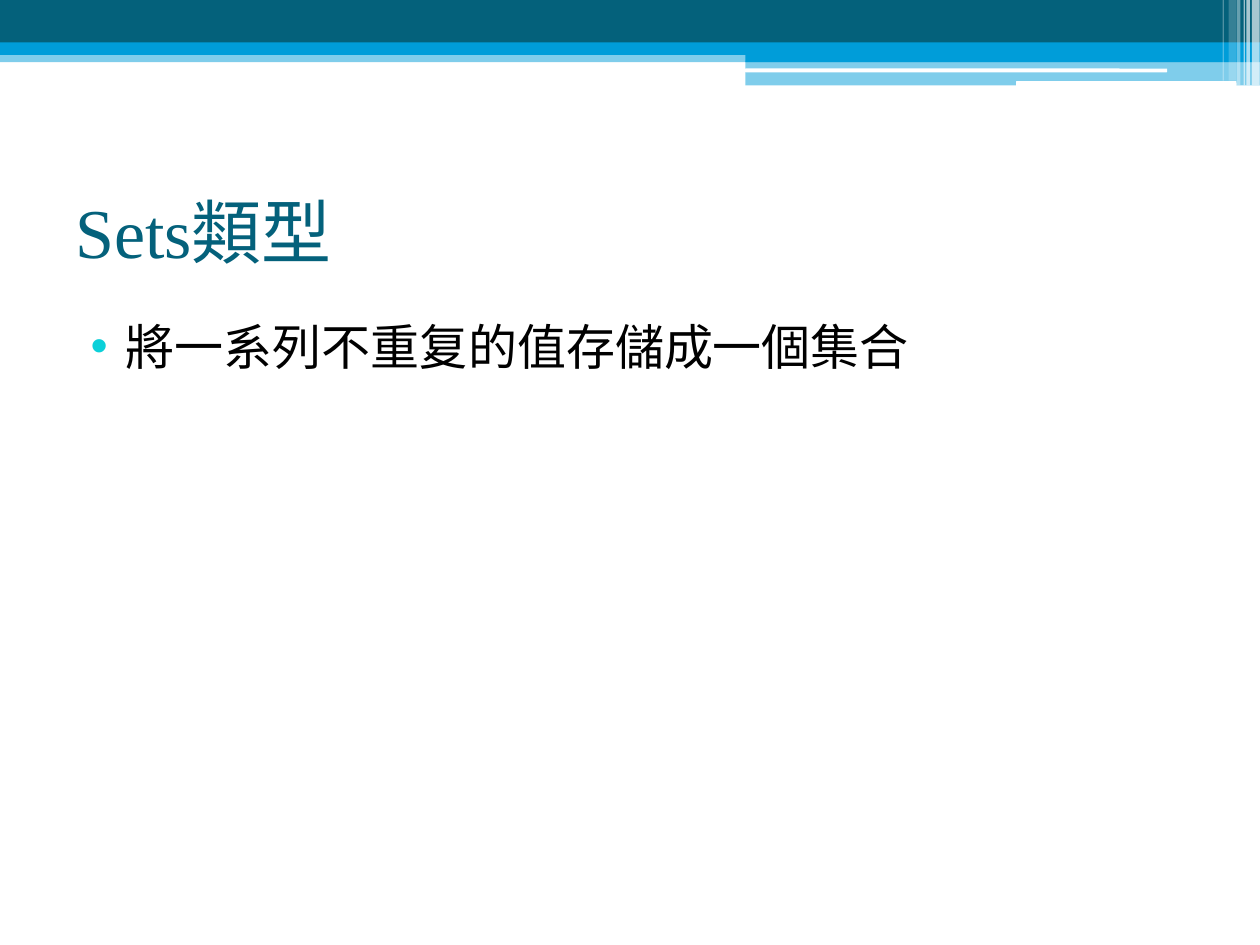
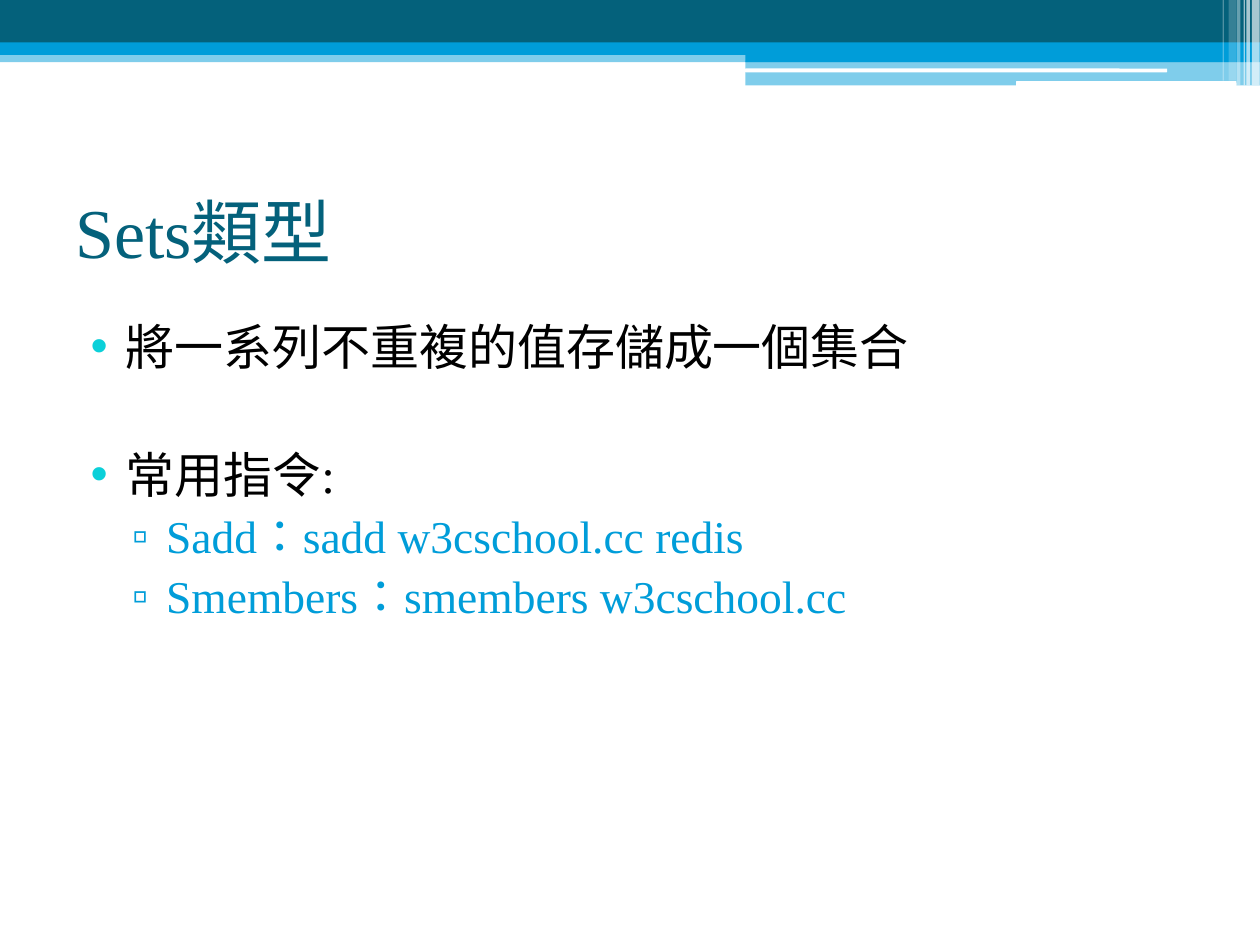
Before and after one commit to family2099/ReadSoccerData, a slide deck: slide 19 of 爬蟲與redis.pptx. Drawn at 1260x945 pixels with LibreOffice and Linux fonts; fonts in the diff are those of the drawing. Boxes give left, top, right and bottom in pixels: in the first picture for what was removed or moved away, otherwise in the second. Text is boxed around its words. In the diff, an @@ line names an element or a change of style, - is before the commit and + after.

Commit message:
加入redis指令與小修改

```diff
--- a/爬蟲與redis.pptx
+++ b/爬蟲與redis.pptx
@@ text at (x1=126, y1=323, x2=909, y2=614): text changed; size 28 to 26 pt; text colour #000000 to #009DD9 @@
-• 將一系列不重复的值存儲成一個集合
+• 將一系列不重複的值存儲成一個集合
+• 常用指令:
+  ▫ Sadd：sadd w3cschool.cc redis
+  ▫ Smembers：smembers w3cschool.cc
```
Also in this commit, not shown: 7 other slides changed.
